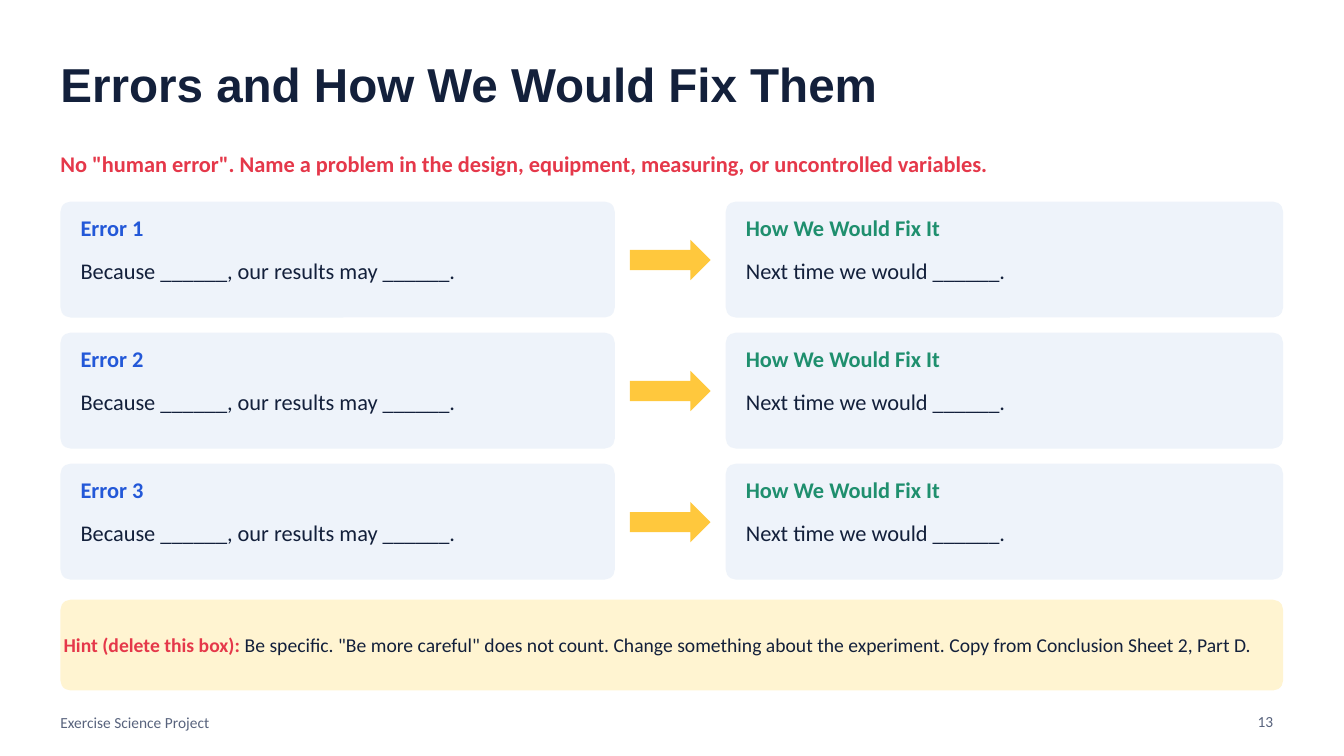
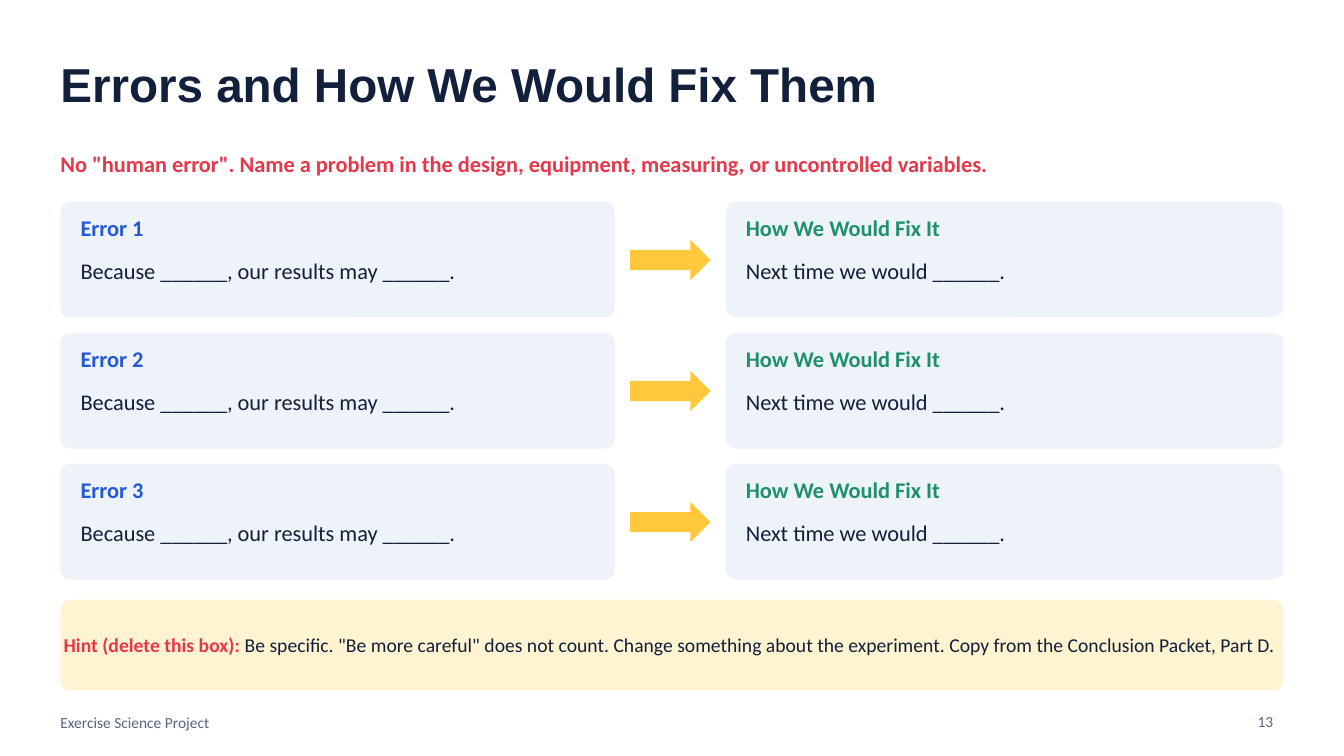
Before and after one commit to rward-prog/tri-1-7thgrade-project, a slide deck: slide 13 of files/Final_Presentation_Slides_Template.pptx. Drawn at 1344x756 pixels with LibreOffice and Linux fonts; fonts in the diff are those of the drawing. Boxes give left, top, right and bottom in pixels: in the first picture for what was removed or moved away, otherwise in the second. Text is boxed around its words. In the diff, an @@ line names an element or a change of style, - is before the commit and + after.

```diff
--- a/files/Final_Presentation_Slides_Template.pptx
+++ b/files/Final_Presentation_Slides_Template.pptx
@@ text in rounded rectangle at (64, 637, 1274, 656): text changed @@
-Hint (delete this box): Be specific. "Be more careful" does not count. Change something about the experiment. Copy from Conclusion Sheet 2, Part D.
+Hint (delete this box): Be specific. "Be more careful" does not count. Change something about the experiment. Copy from the Conclusion Packet, Part D.
```
Also in this commit, not shown: 4 other slides changed, 20 other files.
